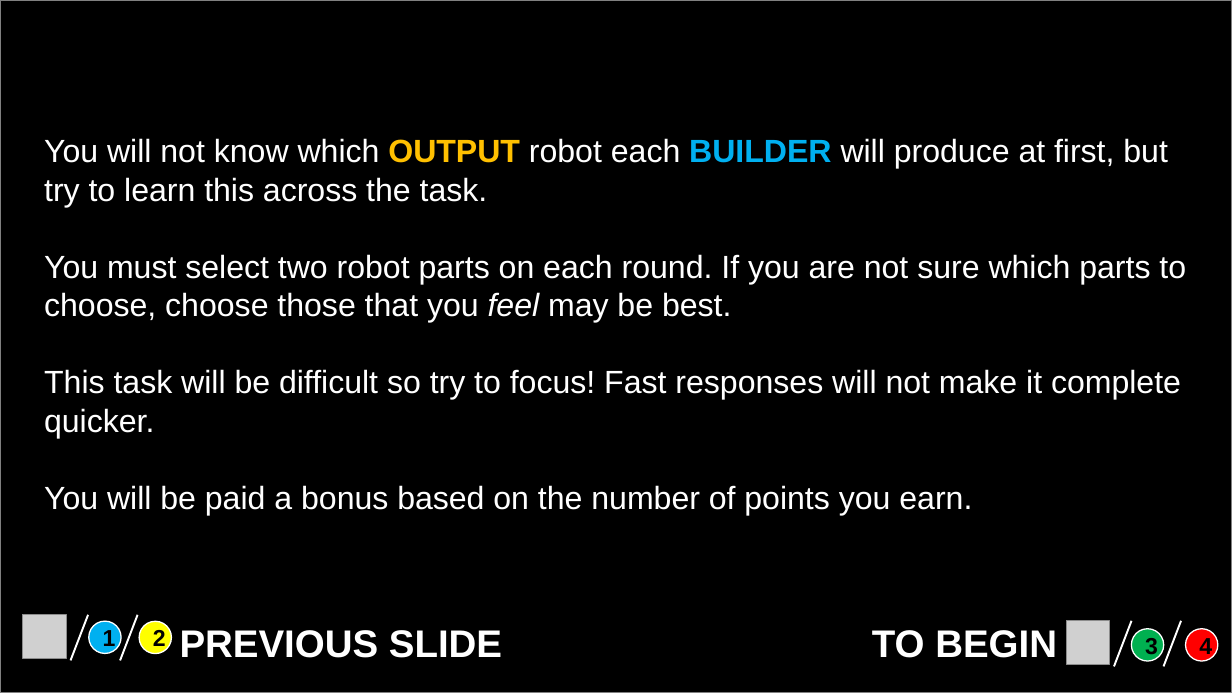
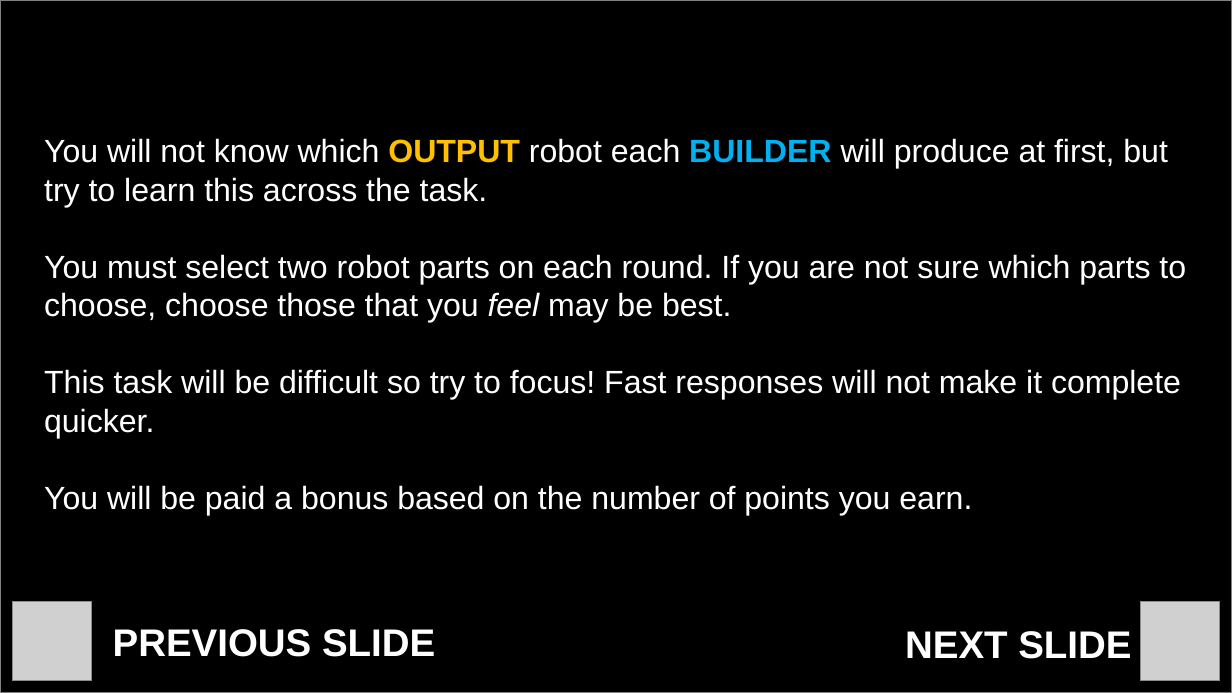
Before and after one commit to BakkourLabRepo/feat-predict_robot-builder-task-psychopy, a slide deck: slide 8 of img/pptx/training.pptx. Drawn at 1232x693 pixels with LibreOffice and Linux fonts; fonts in the diff are those of the drawing; grey boxes stand for pictures. Boxes give left, top, right and bottom in pixels: in the first picture for what was removed or moved away, otherwise in the second. Text is boxed around its words. In the diff, an @@ line names an element or a change of style, - is before the commit and + after.

```diff
--- a/img/pptx/training.pptx
+++ b/img/pptx/training.pptx
@@ picture added at <box>13,602,91,680</box> @@
@@ picture removed at <box>23,615,67,658</box> @@
@@ line removed from (88, 615) to (70, 661) @@
@@ ellipse removed at <box>89,621,121,653</box> @@
-1
@@ text "PREVIOUS SLIDE": place and size @@
-text "PREVIOUS SLIDE" at <box>180,630,502,658</box>
+text "PREVIOUS SLIDE" at <box>113,629,435,657</box>
@@ line removed from (138, 615) to (120, 661) @@
@@ ellipse removed at <box>140,621,172,653</box> @@
-2
@@ line removed from (1132, 621) to (1115, 666) @@
@@ ellipse removed at <box>1131,628,1164,661</box> @@
-3
@@ picture: place and size @@
-picture at <box>1067,621,1110,665</box>
+picture at <box>1141,602,1220,680</box>
@@ line removed from (1181, 621) to (1164, 666) @@
@@ ellipse removed at <box>1186,628,1218,661</box> @@
-4
@@ text removed at <box>872,630,1057,658</box> @@
-TO BEGIN
@@ text added at <box>905,631,1131,659</box>, 30 pt, text #FFFFFF, bold @@
+NEXT SLIDE
```
Also in this commit, not shown: 7 other slides changed, 42 other files.
